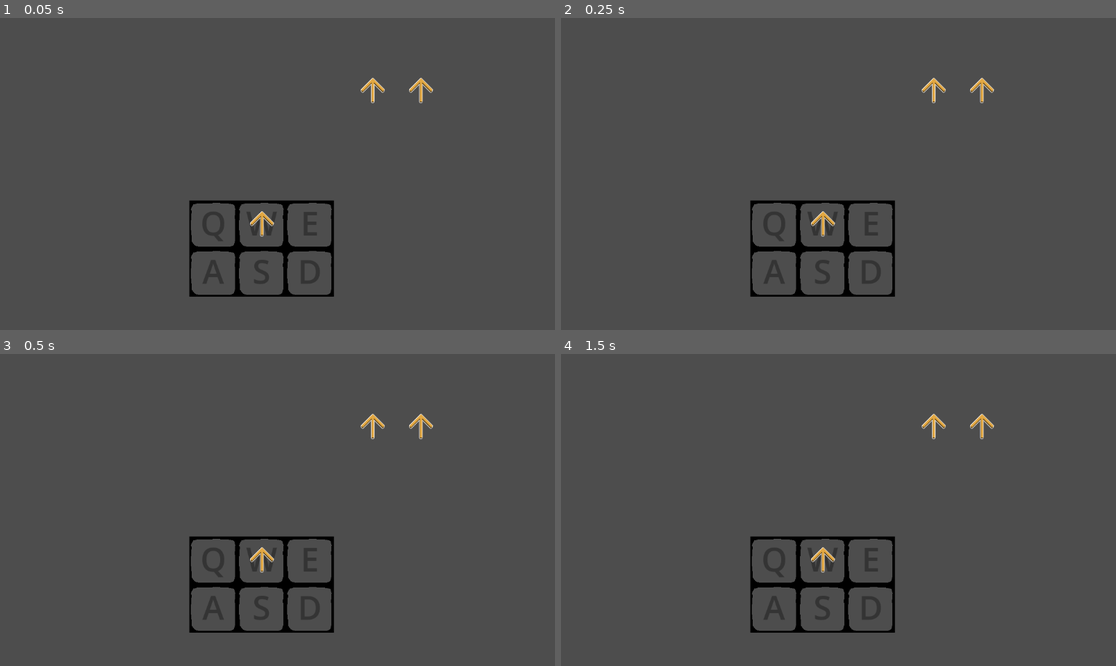
Above: before the commit, frames 1-4 (two rows, left to right).
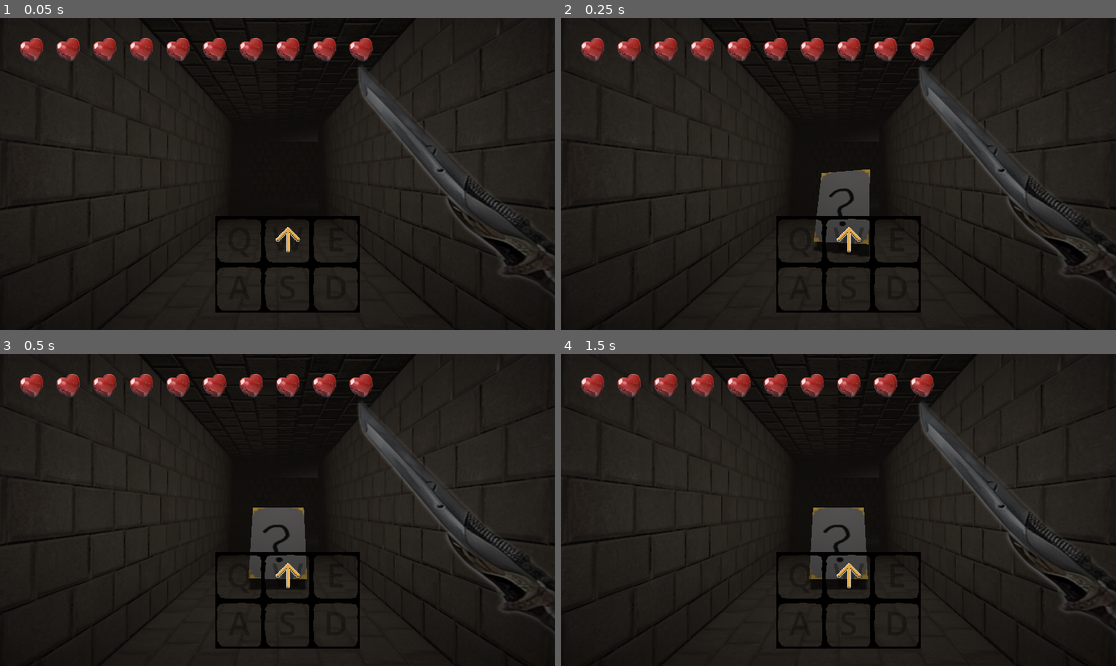
Above: after the commit, the same moments.

Repository: painttist/2023-04-04-Dungeon-Crawler-Jam
Game: Godot game, scene res://scenes/main.tscn
Two runs of this game, one before a commit and one after it. Both use one fixed random seed, a clock stepped at 60 frames per second and the inputs below. Before the commit the project starts from res://main.tscn. Sound files missing from this copy of the repository are replaced by a short silence.
Inputs (mouse positions are in pixels of both pictures, inside the frame that each line leads up to):
- Up to frame 1 (0.05 s): no input
- Up to frame 2 (0.25 s): no input
- Up to frame 3 (0.5 s): no input
- Up to frame 4 (1.5 s): drag from (821, 584) to (955, 450) at 0.52 s; tap Enter at 1.25 s; drag from (955, 450) to (821, 584) at 1.27 s

The runs differ from the first frame. In frame 1, 98% of the frame differs, in the area x 0-100%, y 0-100%; in frame 2, 96%; in frame 3, 96%; in frame 4, 96%.
Error before the commit: Trying to assign value of type 'Node3D' to a variable of type 'SkillUI.gd'. (res://Inventory/TileGroup.gd:17)

Commit message:
Changed main scene

Diff:
--- a/project.godot
+++ b/project.godot
@@ -11,7 +11,7 @@
 [application]
 
 config/name="Dungeon Crawler Duoality"
-run/main_scene="res://main.tscn"
+run/main_scene="res://scenes/main.tscn"
 config/features=PackedStringArray("4.0", "Forward Plus")
 config/icon="res://Sprites/icon.svg"
 <<<<<<<Updatedupstreamrun/main_scene="res://scenes/main.tscn"
